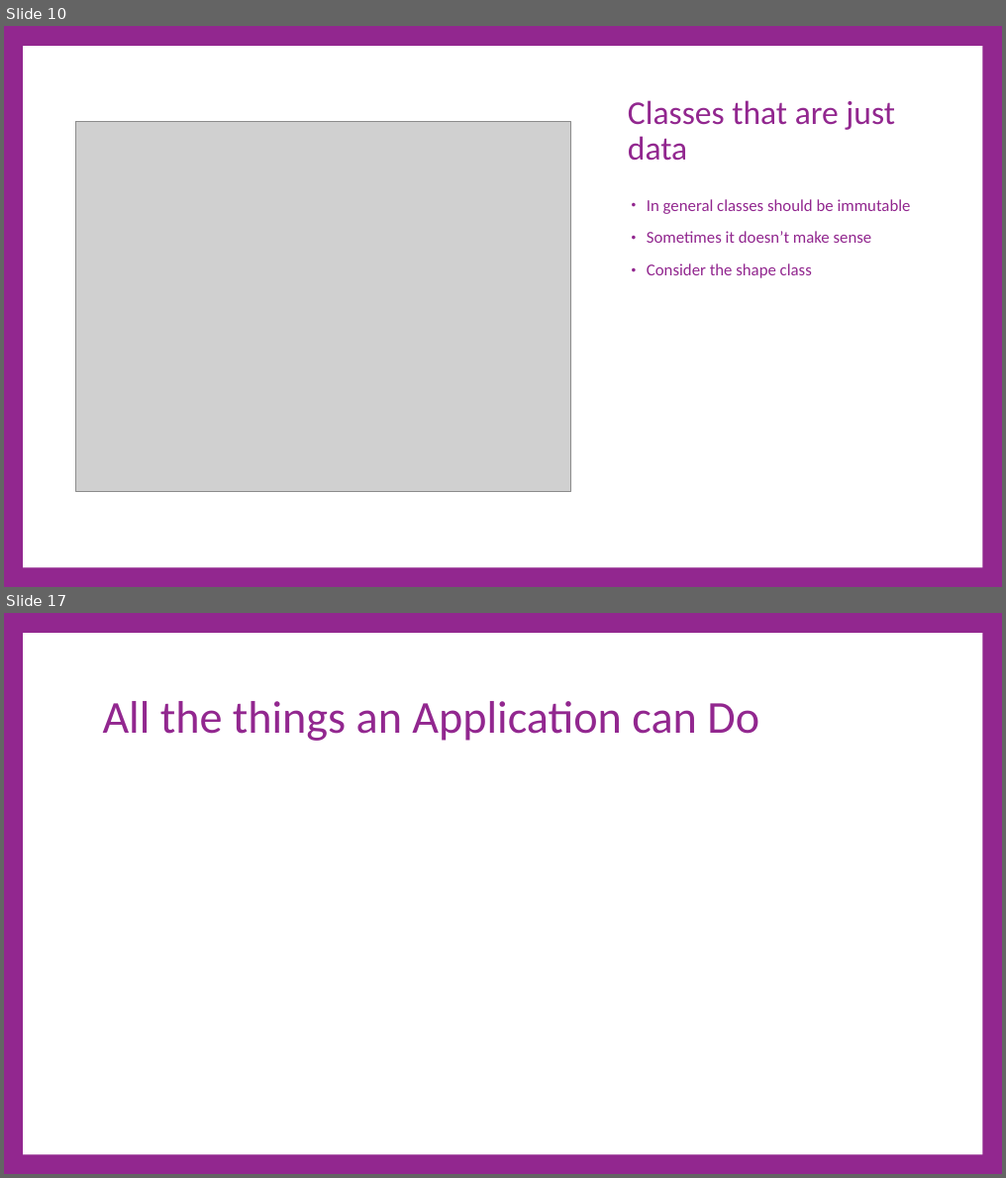
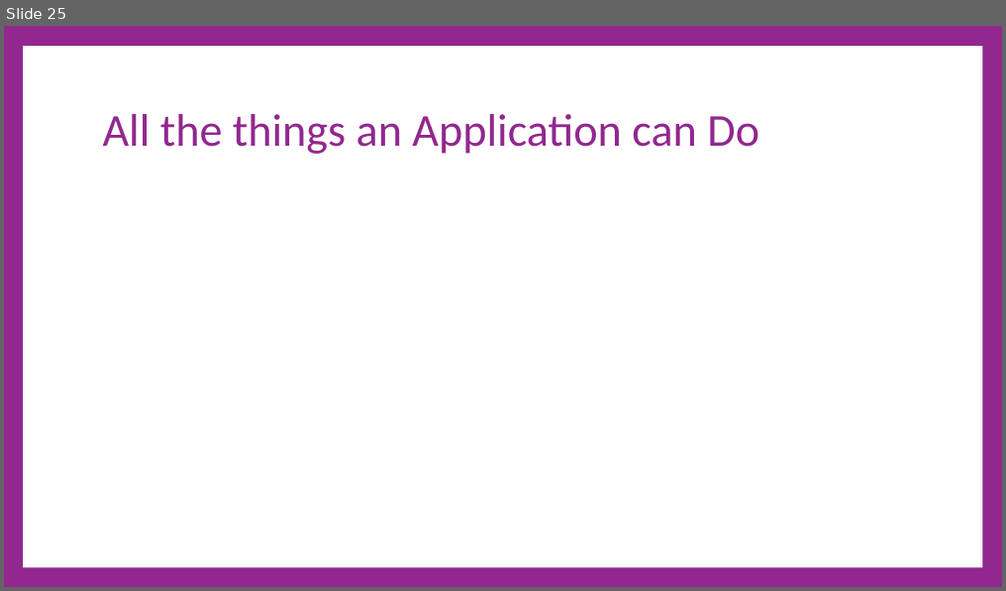
Before and after one commit to cdiggins/cs321, a slide deck: class-notes/cs321-winter-2023-lecture-17-architecture.pptx. Shown one above the other, each under a label of ours: slides 10 and 17 before the commit, slide 25 after it; the slides between them are not shown. The pictures are 1006x1178 and 1006x591 pixels, drawn with LibreOffice and Linux fonts; fonts in the diff are those of the drawing; grey boxes stand for pictures. Boxes give left, top, right and bottom in pixels: in the first picture for what was removed or moved away, otherwise in the second. Text is boxed around its words. In the diff, an @@ line names an element or a change of style, - is before the commit and + after.

```diff
--- a/class-notes/cs321-winter-2023-lecture-17-architecture.pptx
+++ b/class-notes/cs321-winter-2023-lecture-17-architecture.pptx
@@ slide 10 removed at [4,26,1002,587], background #92278F @@
@@ rectangle removed at [23,46,982,568] @@
@@ title removed at [628,100,895,161] @@
-Classes that are just data
@@ picture removed at [75,122,570,491] @@
@@ text removed at [647,199,911,278] @@
-• In general classes should be immutable
-• Sometimes it doesn’t make sense
-• Consider the shape class
@@ what was slide 17 is now slide 25 @@
```
Also in this commit, not shown: 7 slides changed, 19 slides added, 9 other slides removed, 1 other file.
